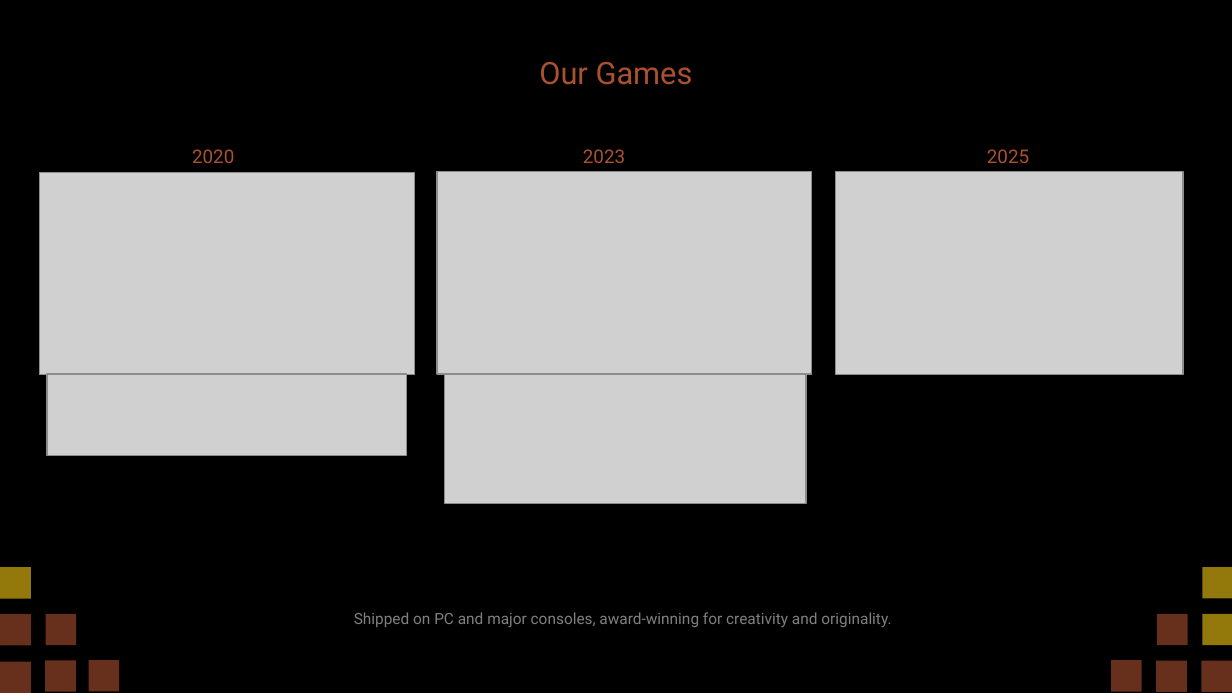
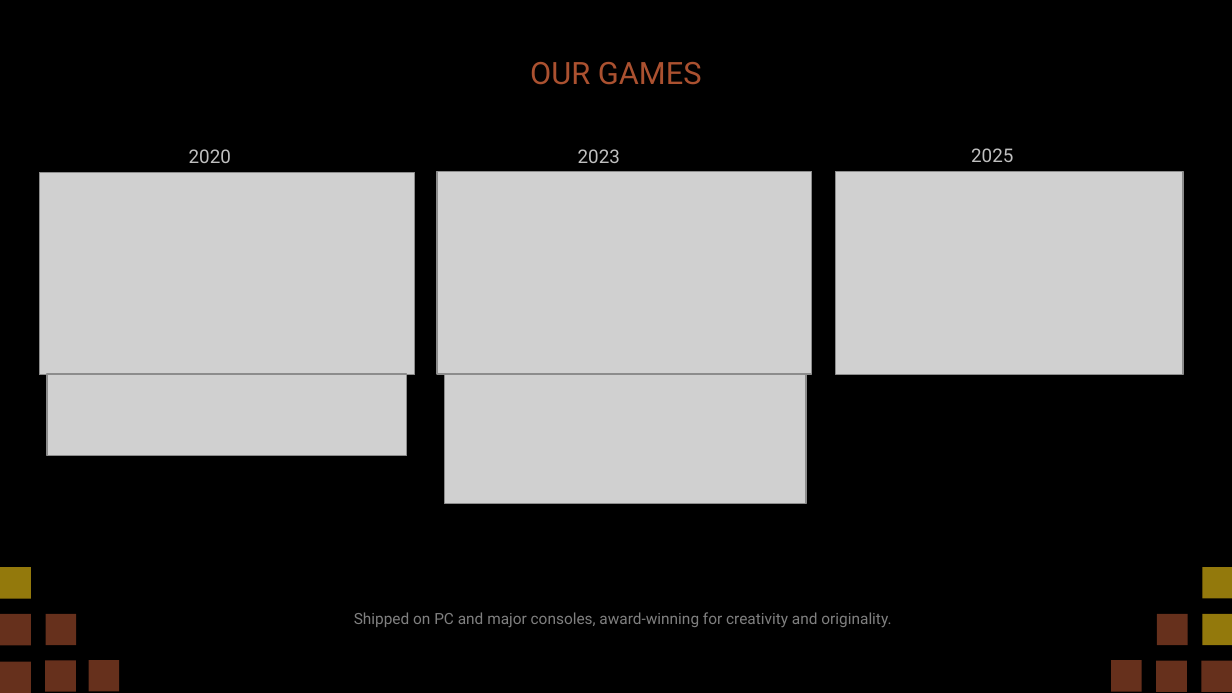
Before and after one commit to diegohcanepa/Remizione, a slide deck: slide 15 of Pitch Deck.pptx (slide 16 before the commit). Drawn at 1232x693 pixels with LibreOffice and Linux fonts; fonts in the diff are those of the drawing; grey boxes stand for pictures. Boxes give left, top, right and bottom in pixels: in the first picture for what was removed or moved away, otherwise in the second. Text is boxed around its words. In the diff, an @@ line names an element or a change of style, - is before the commit and + after.

```diff
--- a/Pitch Deck.pptx
+++ b/Pitch Deck.pptx
@@ text at (530, 62, 702, 85): text changed @@
-Our Games
+OUR GAMES
@@ text colour #AB5130 to #BFBFBF in 3 elements at (189, 149, 231, 163), (578, 149, 620, 163), (971, 148, 1013, 162) @@
@@ text "2025": place and size @@
-text "2025" at (987, 149, 1029, 163)
+text "2025" at (971, 148, 1013, 162)
```
Also in this commit, not shown: 13 other slides changed, 1 slide added, 2 slides removed, 5 other files.
